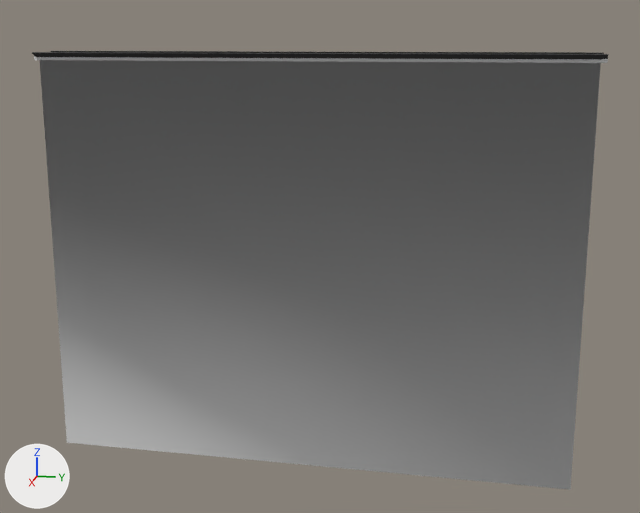
Two versions of the FBX model Assets/Models/valencia_island_bridge.fbx, one commit apart.
One viewpoint serves both versions: a 50 mm lens placed at (482.0, 104.0, 11.0), pointed at (-1.0, 7.0, -110.0). Arrows for +X, +Y and +Z are at lower left; the lights stay in place. Where no turn or scale is listed for an object, it has been applied to the vertices.
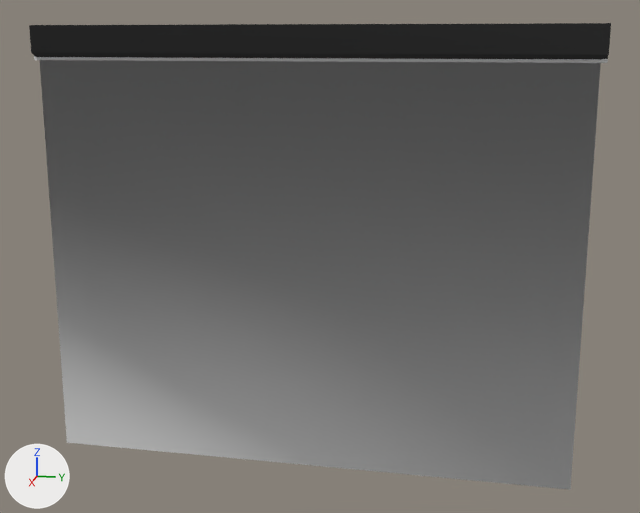
What differs and where, as boxes (x1, y1, x2, y2) in the pictures (640 x 513 px):
```json
{"object": "Cube", "change": "reshaped", "before": [32, 51, 609, 490], "after": [29, 23, 611, 490], "on screen": "6% taller"}
{"part": 1, "of": "me_cube", "change": "added", "after": [29, 23, 611, 55], "on screen": "black"}
```

Edits to the scene script, one JSON object a line:
```json
{"block": "me_cube", "where": "me_cube.from_pydata(...)  # 32 vertices, 30 faces; spans x -13.0..13.0, y -155.0..155.0, z -235.0..4.0"}
{"block": "me_cube", "where": "# used by ob_cube; location = (0.0, 0.0, 0.0)"}
{"block": "me_cube", "where": "# verts and faces of me_cube; kept vertices keep their numbers, new ones are numbered from 32"}
{"block": "me_cube", "where": "# before: 26 (-13.0, -155.0, 3.0) at pixel (53, 51), 27 (-13.0, 155.0, 3.0) at pixel (603, 53), 30 (13.0, 155.0, 3.0) at pixel (608, 54), 31 (13.0, -155.0, 3.0) at pixel (31, 52)"}
{"block": "me_cube", "change": "me_cube part 1"}
{"op": "add", "block": "me_cube", "code": "for new, old in zip([*range(32, 36)], [26, 27, 30, 31]): verts[new] = verts[old] + (0.0, 0.0, 15.0)"}
{"op": "add", "block": "me_cube", "code": "faces += [(30, 31, 35, 34), (26, 27, 33, 32)]  # mat_material_001 (black #000000)"}
```
